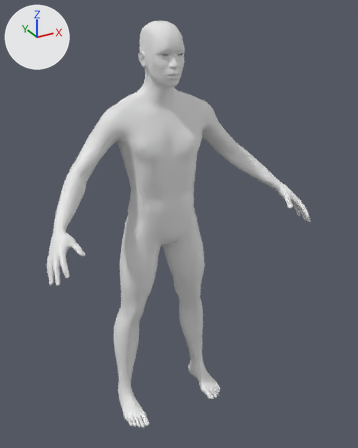
An edit to the glTF model public/body3d/male.glb, drawn before and after from the same camera.
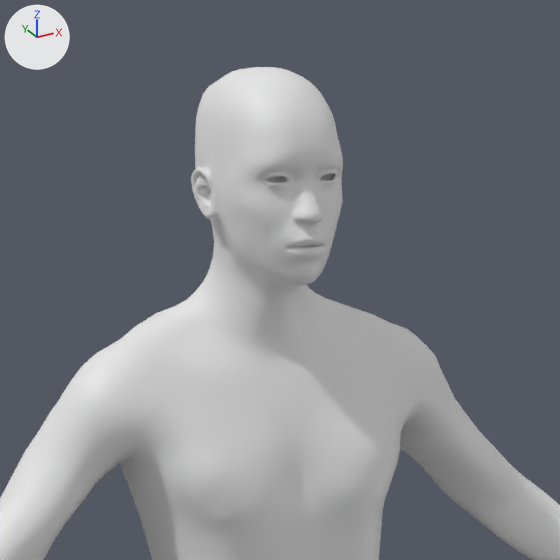
There are two pictures of each version: one whole from a 50 mm lens placed at (-0.88, -1.787, 1.778), pointed at (0.037, -0.119, 0.944), one close up on the part from 22% to 70% of the width and 0% to 38% of the height. Every picture has the same lights, and +X, +Y and +Z are marked at upper left. The last two pictures show the newer version.

In view in the first close-up: 'venty_male'.
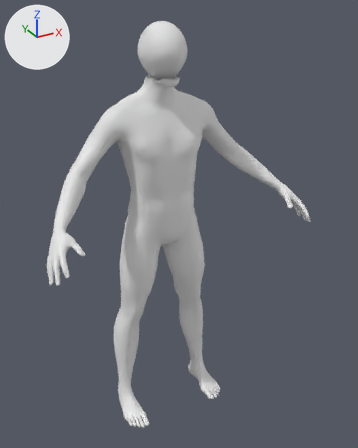
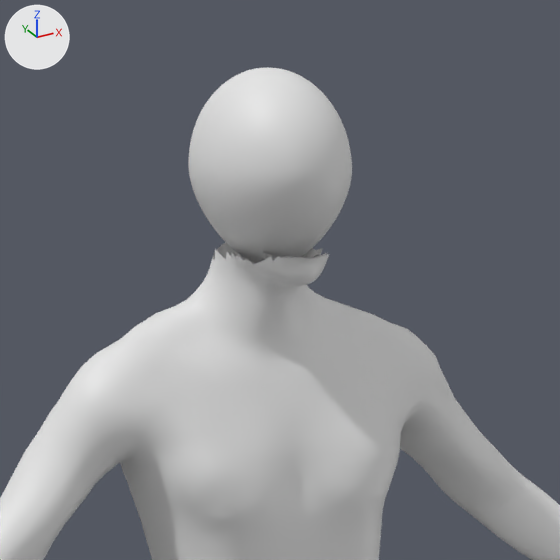
Where the change shows, as pixel boxes (x1, y1, x2, y2) in the close-ups (560 x 560 px):
'venty_male', reshaped
    before: (0, 67, 560, 560)
    after: (0, 242, 560, 560)
'venty_male_head', added
    after: (188, 67, 352, 264)
part 1 of me_base_001, built on
    before: (191, 67, 343, 265)
    after: (273, 253, 328, 265)

The change, as a list of edits to the scene's bpy script:
```text
Change me_base_001:
    used by ob_venty_male; location = (0.0, 0.0, 0.0)
    remove me_base_001.from_pydata(...)  # 13380 vertices, 26756 faces; spans x -0.57..0.57, y -0.38..0.1, z 0.0..1.73
    add me_base_001.from_pydata(...)  # 9577 vertices, 19044 faces; spans x -0.57..0.57, y -0.38..0.1, z 0.0..1.54
    me_base_001 part 1: 10 vertices moved within x -0.03..0.03, y -0.15..-0.14, z 1.54; 3803 vertices removed from x -0.09..0.09, y -0.17..0.05, z 1.54..1.73
Add me_venty_male_head:
    me_venty_male_head.from_pydata(...)  # 2498 vertices, 4992 faces; spans x -0.086..0.086, y -0.172..0.055, z 1.517..1.729
Add ob_venty_male_head:
    ob_venty_male_head = bpy.data.objects.new('venty_male_head', me_venty_male_head)
    ob_venty_male_head.location = (0.0, 0.0, 0.0)
```
